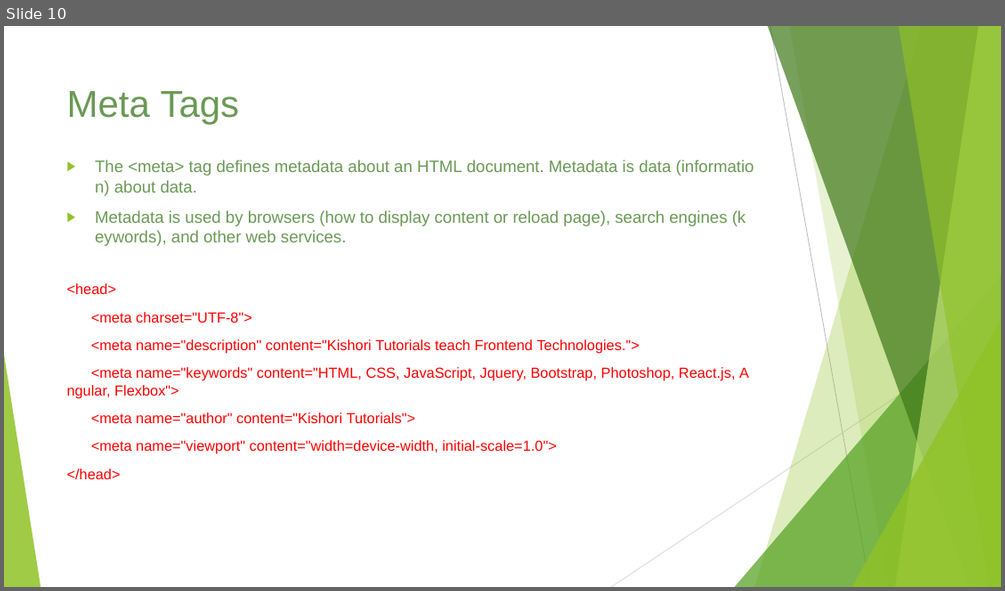
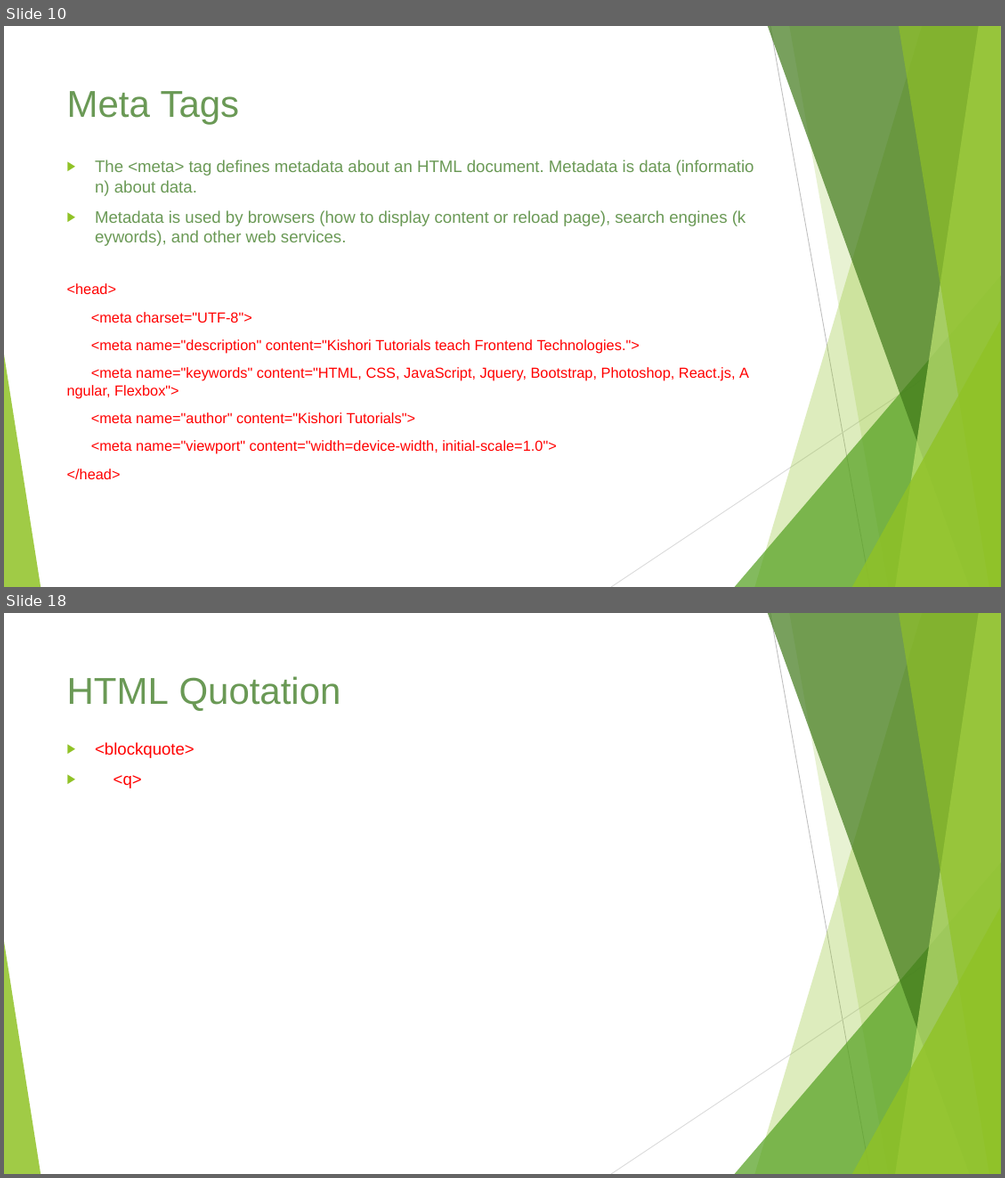
Before and after one commit to ameysawant/webdesigncourse, a slide deck: Web Design Course.pptx. Shown one above the other, each under a label of ours: slide 10 before the commit, slides 10 and 18 after it; the slides between them are not shown. The pictures are 1005x591 and 1005x1178 pixels, drawn with LibreOffice and Linux fonts; fonts in the diff are those of the drawing. Boxes give left, top, right and bottom in pixels: in the first picture for what was removed or moved away, otherwise in the second. Text is boxed around its words. In the diff, an @@ line names an element or a change of style, - is before the commit and + after.

```diff
--- a/Web Design Course.pptx
+++ b/Web Design Course.pptx
@@ slide 18 added at (4, 613, 1001, 1174), background #FFFFFF; not listed: 10 template elements that a slide beside it also shows @@
@@ title added at (67, 676, 341, 711), 36 pt, text #6A9955 @@
+HTML Quotation
@@ text added at (95, 742, 194, 788), 16 pt, text #FF0000 @@
+▶ <blockquote>
+▶ <q>
```
Also in this commit, not shown: 6 slides changed, 23 other slides added, 6 other files.
